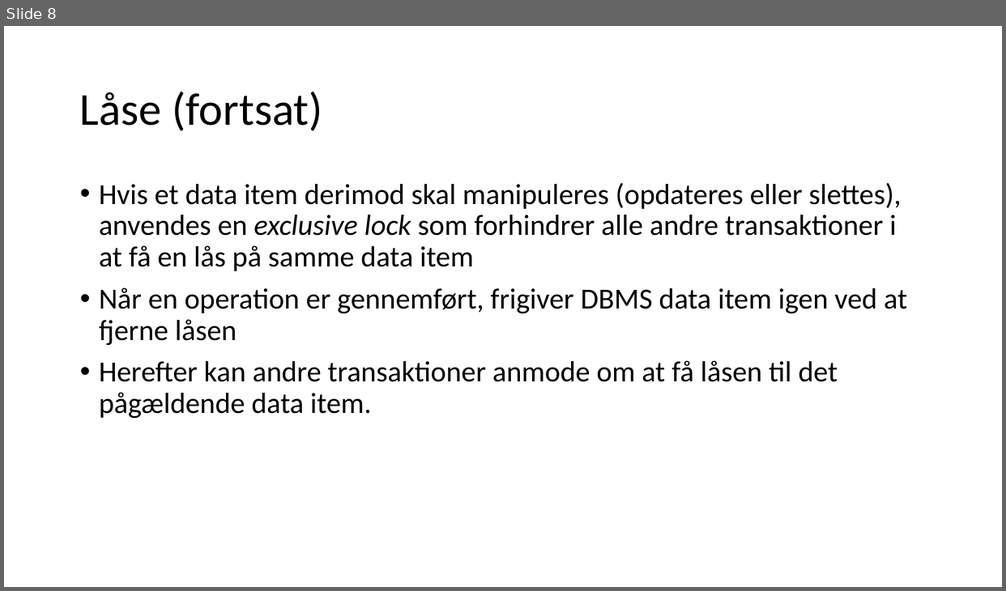
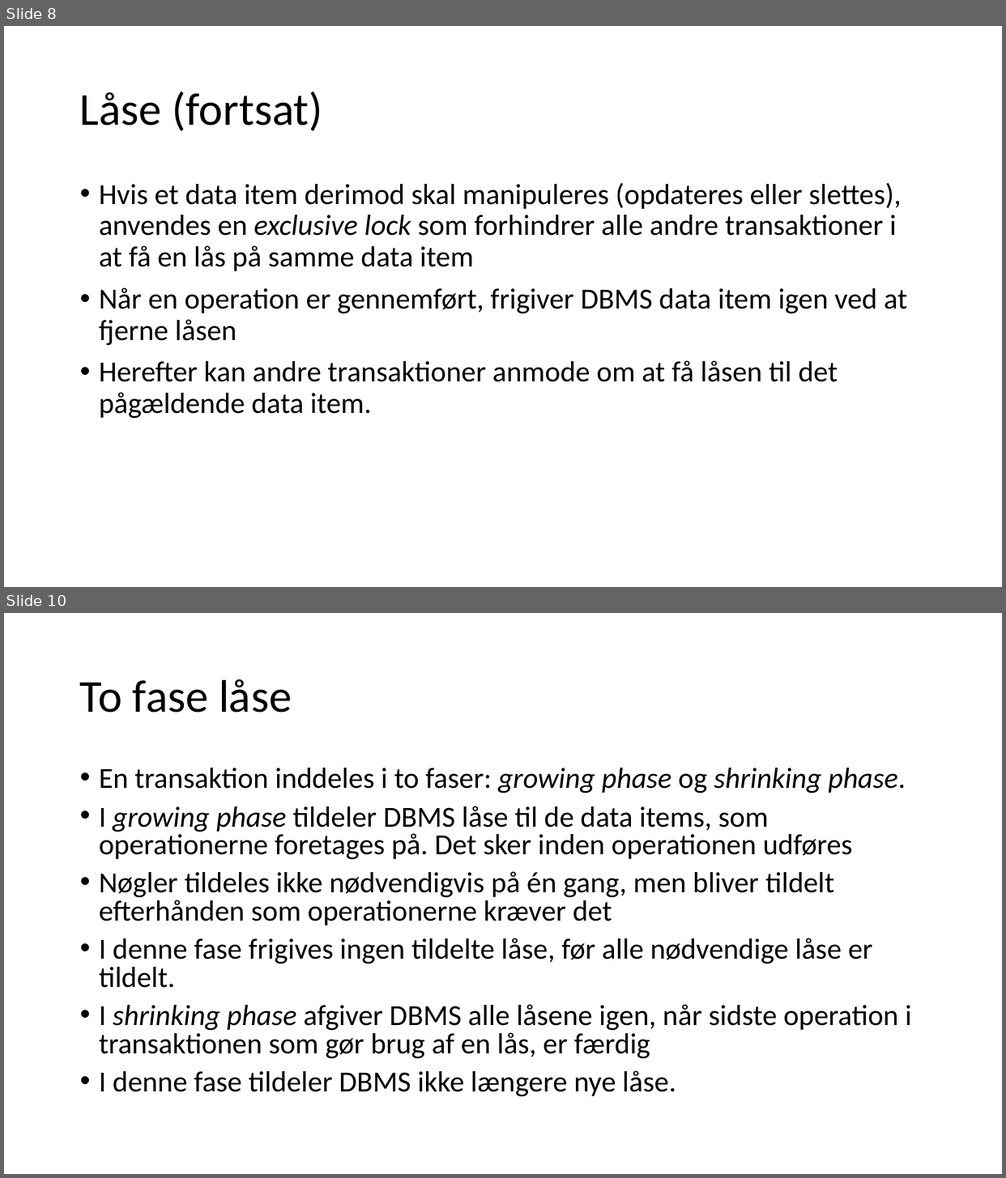
Before and after one commit to JensErikPedersen/misc, a slide deck: eventmanagement/Præsentation.pptx. Shown one above the other, each under a label of ours: slide 8 before the commit, slides 8 and 10 after it; the slides between them are not shown. The pictures are 1006x591 and 1006x1178 pixels, drawn with LibreOffice and Linux fonts; fonts in the diff are those of the drawing. Boxes give left, top, right and bottom in pixels: in the first picture for what was removed or moved away, otherwise in the second. Text is boxed around its words. In the diff, an @@ line names an element or a change of style, - is before the commit and + after.

```diff
--- a/eventmanagement/Præsentation.pptx
+++ b/eventmanagement/Præsentation.pptx
@@ slide 10 added at box(4, 613, 1002, 1174), background #FFFFFF @@
@@ title added at box(80, 679, 292, 713), 44 pt, text #000000 @@
+To fase låse
@@ text added at box(99, 768, 911, 1097), 28 pt, text #000000 @@
+• En transaktion inddeles i to faser: growing phase og shrinking phase.
+• I growing phase tildeler DBMS låse til de data items, som operationerne foretages på. Det sker inden operationen udføres
+• Nøgler tildeles ikke nødvendigvis på én gang, men bliver tildelt efterhånden som operationerne kræver det
+• I denne fase frigives ingen tildelte låse, før alle nødvendige låse er tildelt.
+• I shrinking phase afgiver DBMS alle låsene igen, når sidste operation i transaktionen som gør brug af en lås, er færdig
+• I denne fase tildeler DBMS ikke længere nye låse.
```
Also in this commit, not shown: 1 slide changed, 3 other slides added, 1 other file.
